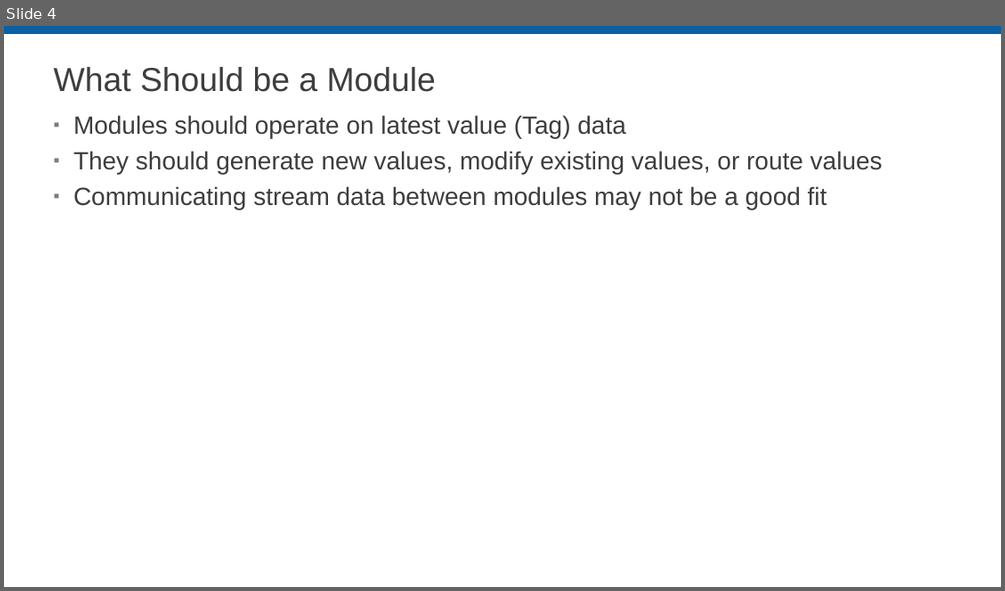
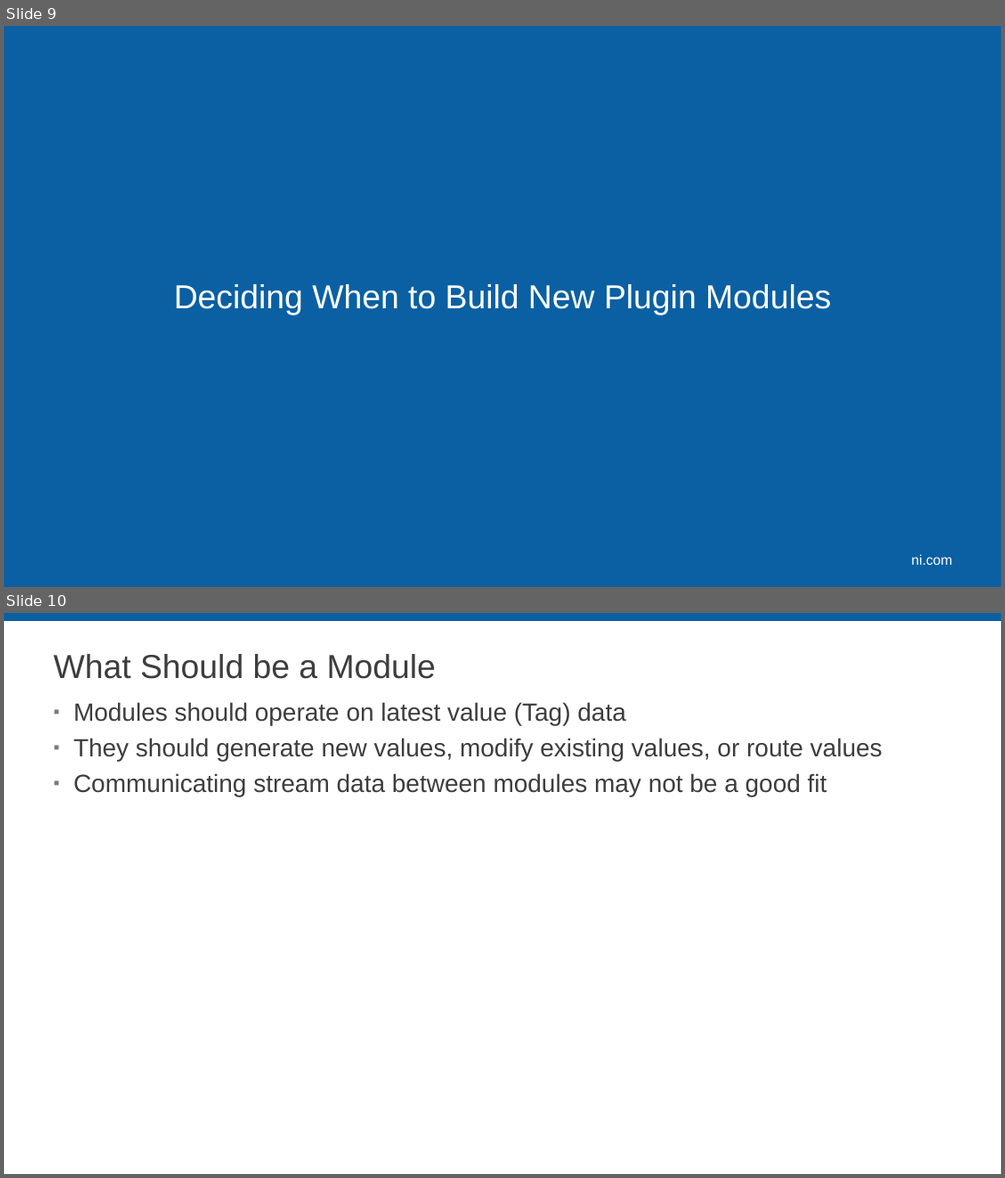
Before and after one commit to LabVIEW-DCAF/Documentation, a slide deck: Trunk/Getting Started Material/DCAF Training/4 Designing an application with DCAF.pptx. Shown one above the other, each under a label of ours: slide 4 before the commit, slides 9 and 10 after it. The pictures are 1005x591 and 1005x1178 pixels, drawn with LibreOffice and Linux fonts; fonts in the diff are those of the drawing; background and template pictures are left out. Boxes give left, top, right and bottom in pixels: in the first picture for what was removed or moved away, otherwise in the second. Text is boxed around its words. In the diff, an @@ line names an element or a change of style, - is before the commit and + after.

```diff
--- a/Trunk/Getting Started Material/DCAF Training/4 Designing an application with DCAF.pptx
+++ b/Trunk/Getting Started Material/DCAF Training/4 Designing an application with DCAF.pptx
@@ slide 9 added at [4, 26, 1001, 587], background #FFFFFF @@
@@ rectangle added at [4, 26, 1001, 587], fill #0A60A3 @@
@@ text added at [174, 284, 831, 314], 32 pt, text #FFFFFF @@
+Deciding When to Build New Plugin Modules
@@ text added at [911, 554, 952, 564], 13.3 pt, text #FFFFFF @@
+ni.com
@@ what was slide 4 is now slide 10 @@
```
Also in this commit, not shown: 3 slides changed, 13 other slides added, 2 slides removed.
